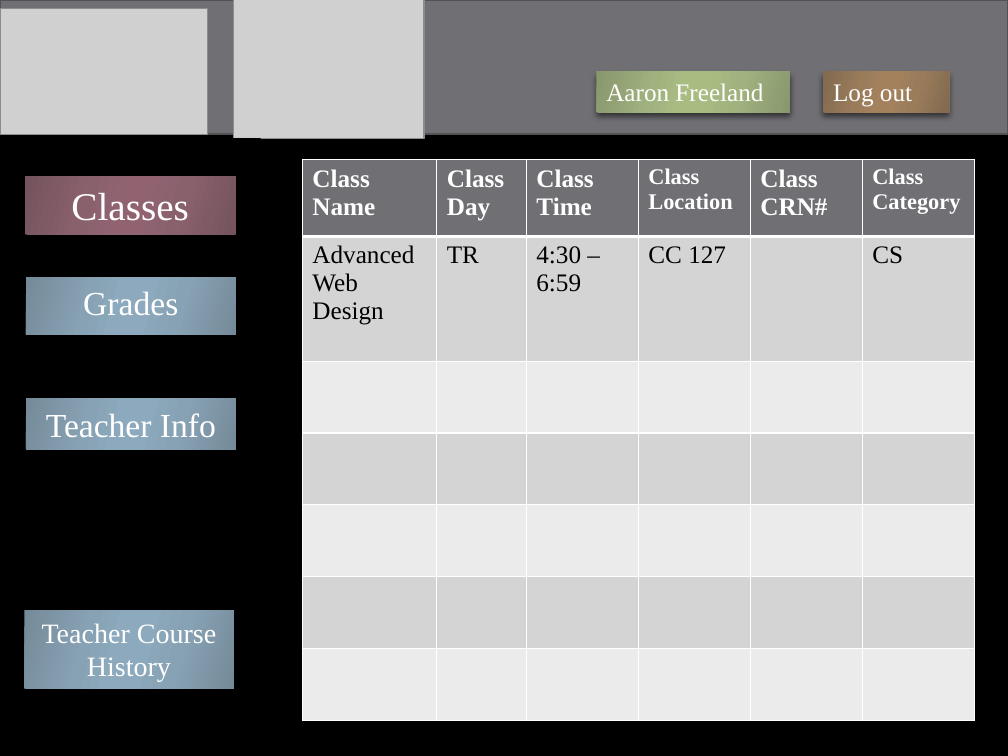
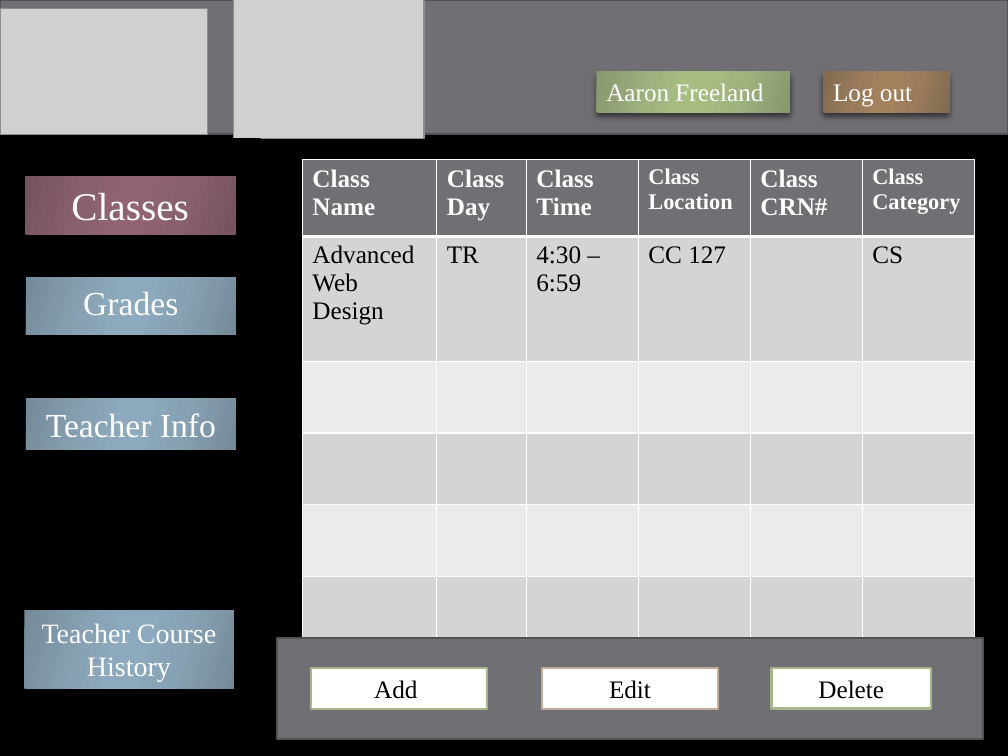
Before and after one commit to WVUP/Spring-2015, a slide deck: slide 4 of Assignments/Gradebook App PowerPont/Austin Brand/Javascript_Gradebook_Storyboard.pptx. Drawn at 1008x756 pixels with LibreOffice and Linux fonts; fonts in the diff are those of the drawing; grey boxes stand for pictures; background and template pictures are left out. Boxes give left, top, right and bottom in pixels: in the first picture for what was removed or moved away, otherwise in the second. Text is boxed around its words. In the diff, an @@ line names an element or a change of style, - is before the commit and + after.

Commit message:
extra add edit and delete

```diff
--- a/Assignments/Gradebook App PowerPont/Austin Brand/Javascript_Gradebook_Storyboard.pptx
+++ b/Assignments/Gradebook App PowerPont/Austin Brand/Javascript_Gradebook_Storyboard.pptx
@@ rectangle added at (277,638,983,739), fill #6F6F74, outline #525256 1.5 pt @@
@@ rectangle added at (310,668,487,709), fill #FFFFFF, outline #A7B789 1.5 pt, 18 pt, text #000000 @@
+Add
@@ rectangle added at (542,668,719,709), fill #FFFFFF, outline #BEAE98 1.5 pt, 18 pt, text #000000 @@
+Edit
@@ rectangle added at (771,668,930,709), fill #FFFFFF, outline #A7B789 1.5 pt, 18 pt, text #000000 @@
+Delete
```
